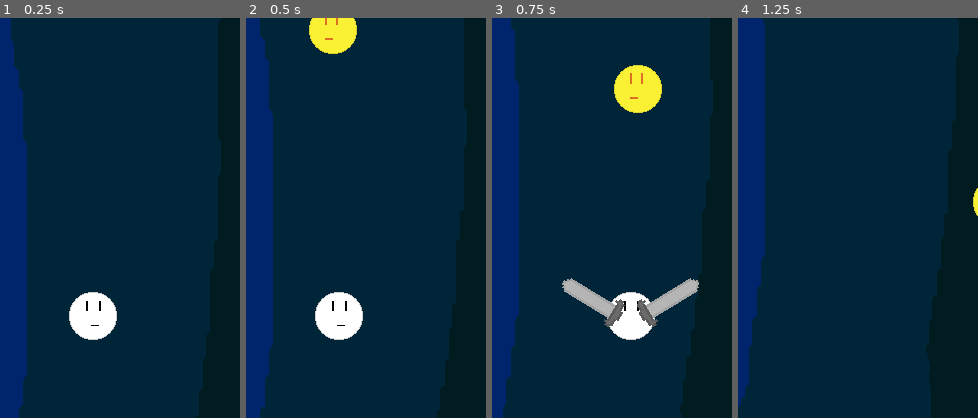
Above: before the commit, frames 1-4 (left to right).
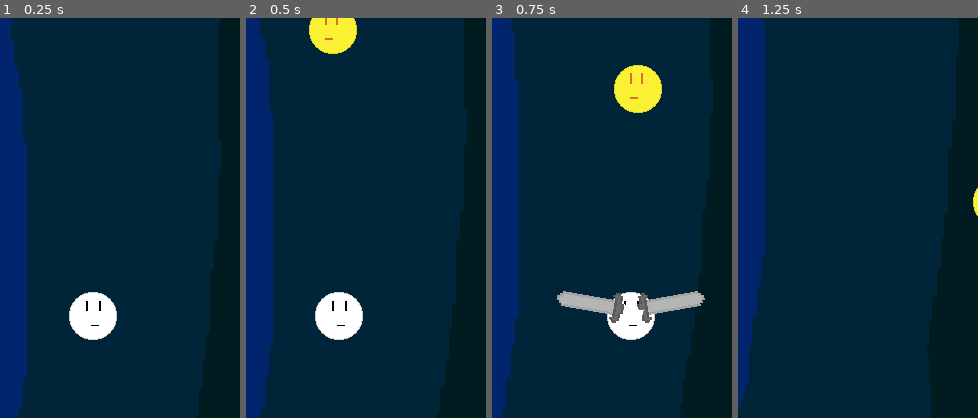
Above: after the commit, the same moments.

Repository: KaufmanDeveloper/gravity-flyer
Game: Godot game, scene res://maps/Test.tscn
The game is run twice, just before and just after one commit, with the same random seed, the same clock (stepped at 60 frames per second) and the same inputs.
Inputs:
- Up to frame 1 (0.25 s): no input
- Up to frame 2 (0.5 s): no input
- Up to frame 3 (0.75 s): hold Right (ui_right) from 0.53 s (still down); tap X (swipe) at 0.6 s
- Up to frame 4 (1.25 s): keep holding Right (ui_right)
The pictures show only the part of the screen within x 31-81%, y 13-63%; the shares and areas given below are measured in that part.

Frames 1-2 are identical in both runs. In frame 3, 1.8% of the frame differs, in the area x 27-89%, y 65-78%; in frame 4, nothing differs.

Commit message:
fix: Make sword swings fuller rotations

Diff:
--- a/Gravity Flyer/enemies/Sun.tscn
+++ b/Gravity Flyer/enemies/Sun.tscn
@@ -32,7 +32,7 @@
 custom_solver_bias = 0.0
 radius = 25.0
 
-[node name="Sun" type="RigidBody2D" index="0"]
+[node name="Sun" type="RigidBody2D"]
 
 input_pickable = false
 collision_layer = 3
--- a/Gravity Flyer/player/Sword.tscn
+++ b/Gravity Flyer/player/Sword.tscn
@@ -31,7 +31,7 @@
 "times": PoolRealArray( 0, 1 ),
 "transitions": PoolRealArray( 1, 1 ),
 "update": 0,
-"values": [ 0.0, -110.0 ]
+"values": [ 0.0, -150.0 ]
 }
 
 [sub_resource type="Animation" id=2]
@@ -49,7 +49,7 @@
 "times": PoolRealArray( 0, 1 ),
 "transitions": PoolRealArray( 1, 1 ),
 "update": 0,
-"values": [ 0.0, 110.0 ]
+"values": [ 0.0, 150.0 ]
 }
 tracks/1/type = "value"
 tracks/1/path = NodePath(".:position")
@@ -83,7 +83,8 @@
 
 [node name="Sword" type="Node2D" index="0"]
 
-rotation = 1.91986
+position = Vector2( 20, 15 )
+rotation = 2.61799
 scale = Vector2( 2.5, 2.5 )
 z_index = 10
 script = ExtResource( 1 )
@@ -118,6 +119,5 @@
 [node name="CollisionShape2D" type="CollisionShape2D" parent="Area" index="0"]
 
 position = Vector2( 0, -6 )
-scale = Vector2( 1, 1 )
 shape = SubResource( 3 )
 _sections_unfolded = [ "Transform" ]
